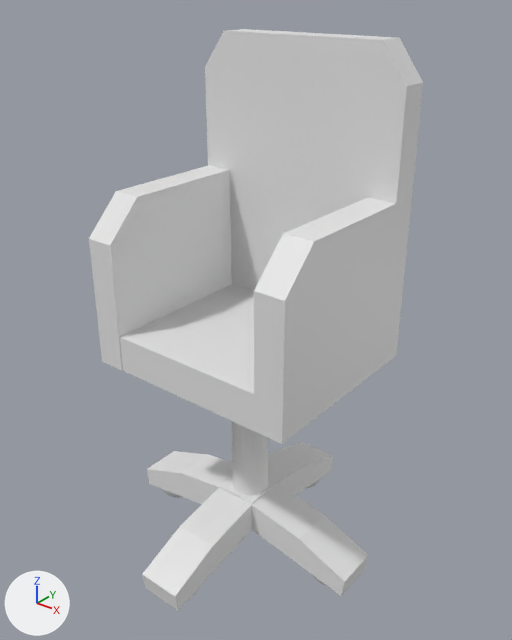
One commit to the FBX model The Peanut Game/Assets/Facility Models/Chair.fbx: the scene before it, then after it.
Before and after are seen from a 50 mm camera at (4.7, -6.08, 6.75) aimed at (-0.02, -0.19, 3.1). Arrows for +X, +Y and +Z are at lower left; the lights stay in place. Where no turn or scale is listed for an object, it has been applied to the vertices.
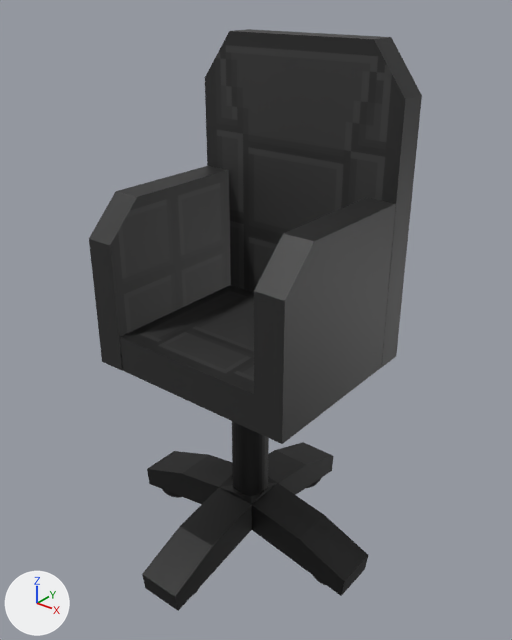
Boxes [x1, y1, x2, y2] around the edits, measured in the pictures (512 x 640 px):
'Cube.012', recoloured, moved
    before: [205, 29, 423, 365]
    after: [205, 29, 422, 368]
'Cube.010', recoloured
    both: [254, 198, 397, 444]
'Cube.011', recoloured (grey to black)
    both: [89, 165, 232, 371]
'Cube.009', recoloured (white to black)
    both: [120, 284, 254, 431]
'Cube.013', recoloured (grey to black)
    both: [147, 451, 368, 596]
'Cube.014', recoloured (white to black)
    both: [142, 442, 333, 611]
'Cylinder', recoloured (grey to black)
    both: [232, 421, 269, 496]

The change, as a list of edits to the scene's bpy script:
```text
Add img_chair_side_png:
    img_chair_side_png = load_image('Chair Side.png', 'Chair Side.png', 320, 320, 'sRGB')
Add img_black_png:
    img_black_png = load_image('Black.png', 'Black.png', 320, 320, 'sRGB')
Add img_chair_seat_png:
    img_chair_seat_png = load_image('Chair Seat.png', 'Chair Seat.png', 320, 320, 'sRGB')
Add img_chair_back_png:
    img_chair_back_png = load_image('Chair Back.png', 'Chair Back.png', 320, 480, 'sRGB')
Add mat_chairside:
    mat_chairside = principled_material('ChairSide')
    mat_chairside.texture = img_chair_side_png
Add mat_black:
    mat_black = principled_material('Black')
    mat_black.texture = img_black_png
Add mat_chairseat:
    mat_chairseat = principled_material('ChairSeat')
    mat_chairseat.texture = img_chair_seat_png
Add mat_chairback:
    mat_chairback = principled_material('ChairBack')
    mat_chairback.texture = img_chair_back_png
Change me_cylinder:
    where me_cylinder.from_pydata(...)  # 64 vertices, 34 faces; spans x -0.23..0.23, y -0.23..0.23, z -1.04..1.04
    add me_cylinder.materials.append(mat_black)  # picture img_black_png
Change me_cube_014:
    where me_cube_014.from_pydata(...)  # 16 vertices, 12 faces; spans x -0.29..0.29, y -1.69..1.69, z -0.31..0.4
    add me_cube_014.materials.append(mat_black)  # picture img_black_png
Change me_cube_012:
    where me_cube_012.from_pydata(...)  # 12 vertices, 8 faces; spans x -1.35..1.35, y -0.18..0.18, z -1.81..1.81
    add me_cube_012.materials.append(mat_chairback)  # picture img_chair_back_png
Change me_cube_013:
    where me_cube_013.from_pydata(...)  # 16 vertices, 12 faces; spans x -1.69..1.69, y -0.28..0.28, z -0.31..0.4
    add me_cube_013.materials.append(mat_black)  # picture img_black_png
Change me_cube_009:
    where me_cube_009.from_pydata(...)  # 8 vertices, 6 faces; spans x -1.0..1.0, y -1.0..1.0, z -0.22..0.22
    add me_cube_009.materials.append(mat_chairseat)  # picture img_chair_seat_png
Change me_cube_011:
    where me_cube_011.from_pydata(...)  # 10 vertices, 7 faces; spans x -0.18..0.18, y -1.0..1.0, z -1.0..1.0
    add me_cube_011.materials.append(mat_chairside)  # picture img_chair_side_png
Change me_cube_010:
    where me_cube_010.from_pydata(...)  # 10 vertices, 7 faces; spans x -0.18..0.18, y -1.0..1.0, z -1.0..1.0
    add me_cube_010.materials.append(mat_chairside)  # picture img_chair_side_png
Change ob_cube_012:
    ob_cube_012.location: (-0.1, 0.8, 4.37) -> (-0.08, 0.77, 4.37)
```
